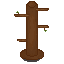
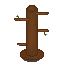
Layers edited between the first and the second 64 × 64 image:
painted on "TrainingDummy" over 14, 1, 49, 49
